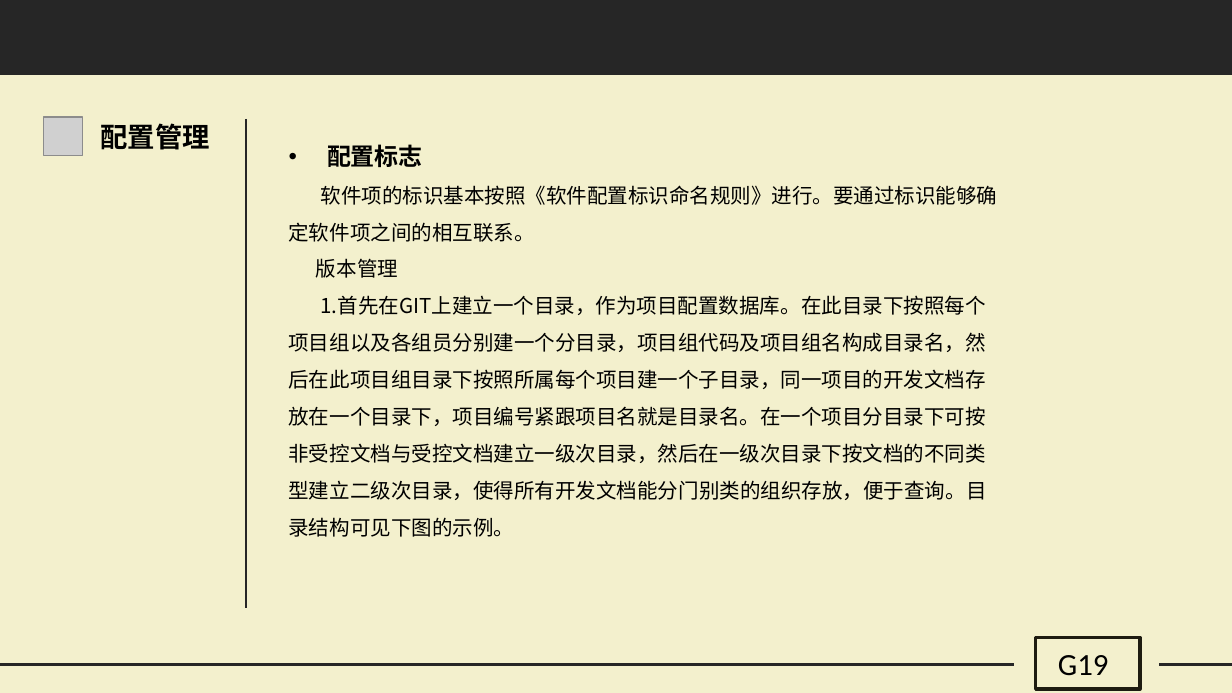
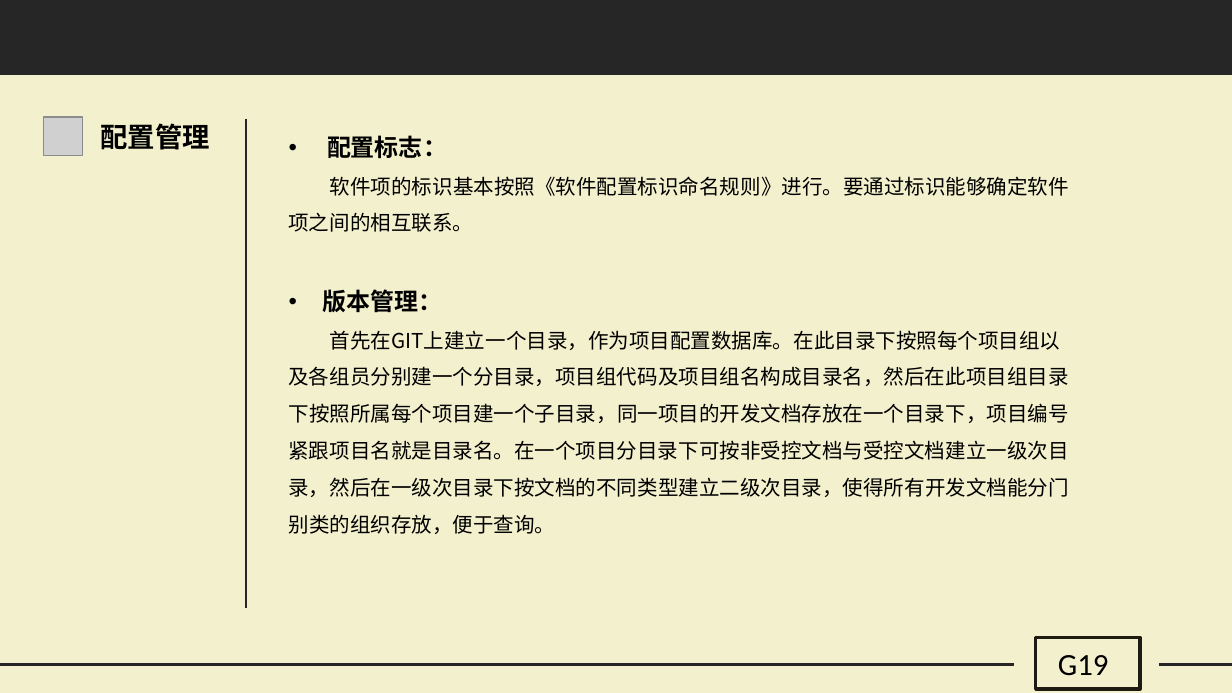
Before and after one commit to G19-Fish/PRD2018-G19, a slide deck: slide 35 of PRD2018-G19-需求项目计划PPT.pptx (slide 34 before the commit). Drawn at 1232x693 pixels with LibreOffice and Linux fonts; fonts in the diff are those of the drawing; grey boxes stand for pictures. Boxes give left, top, right and bottom in pixels: in the first picture for what was removed or moved away, otherwise in the second. Text is boxed around its words. In the diff, an @@ line names an element or a change of style, - is before the commit and + after.

```diff
--- a/PRD2018-G19-需求项目计划PPT.pptx
+++ b/PRD2018-G19-需求项目计划PPT.pptx
@@ text "配置标志：": place and size @@
-text "配置标志：" at [289, 144, 998, 537]
+text "配置标志：" at [289, 135, 1069, 534]
@@ text at [327, 135, 447, 158]: text changed @@
-• 配置标志
+• 配置标志：
@@ text at [289, 289, 1069, 534]: text changed @@
-版本管理
-1.首先在GIT上建立一个目录，作为项目配置数据库。在此目录下按照每个项目组以及各组员分别建一个分目录，项目组代码及项目组名构成目录名，然后在此项目组目录下按照所属每个项目建一个子目录，同一项目的开发文档存放在一个目录下，项目编号紧跟项目名就是目录名。在一个项目分目录下可按非受控文档与受控文档建立一级次目录，然后在一级次目录下按文档的不同类型建立二级次目录，使得所有开发文档能分门别类的组织存放，便于查询。目录结构可见下图的示例。
+• 版本管理：
+首先在GIT上建立一个目录，作为项目配置数据库。在此目录下按照每个项目组以及各组员分别建一个分目录，项目组代码及项目组名构成目录名，然后在此项目组目录下按照所属每个项目建一个子目录，同一项目的开发文档存放在一个目录下，项目编号紧跟项目名就是目录名。在一个项目分目录下可按非受控文档与受控文档建立一级次目录，然后在一级次目录下按文档的不同类型建立二级次目录，使得所有开发文档能分门别类的组织存放，便于查询。
```
Also in this commit, not shown: 21 other slides changed, 20 slides added, 12 slides removed, 8 other files.
